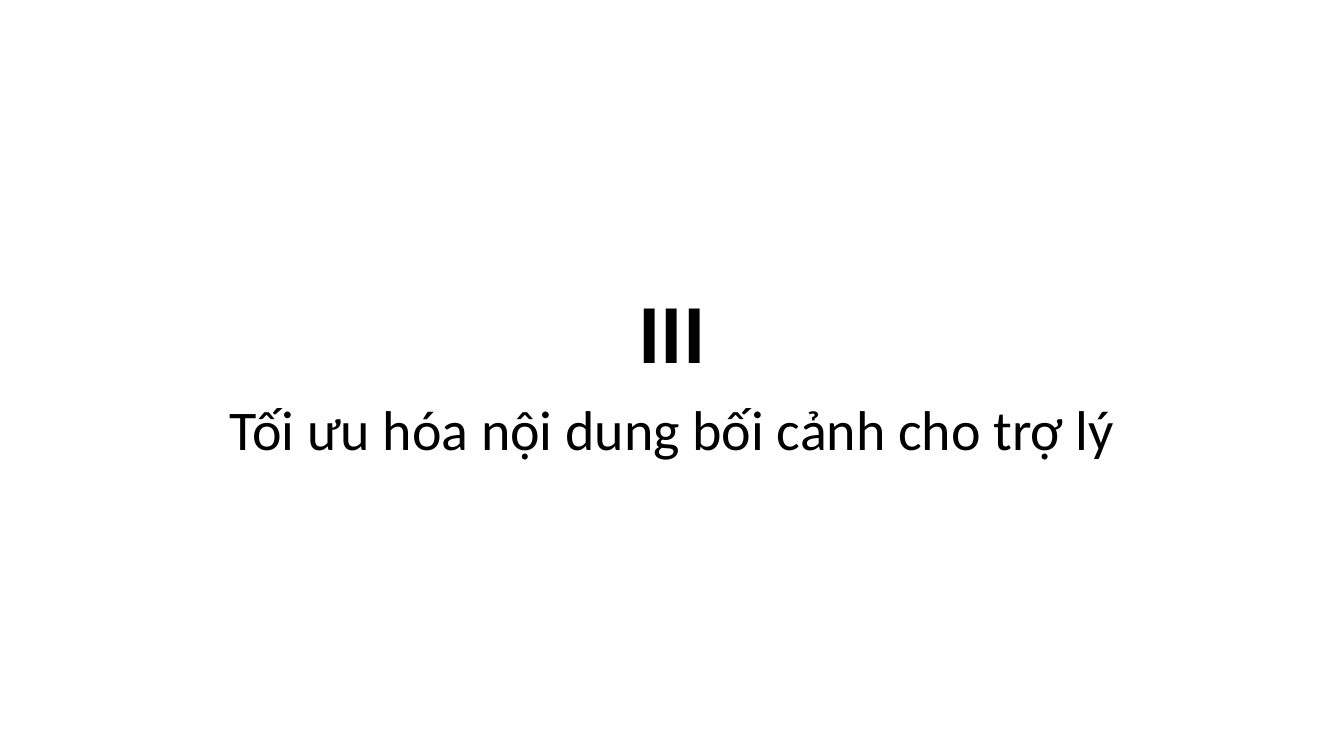
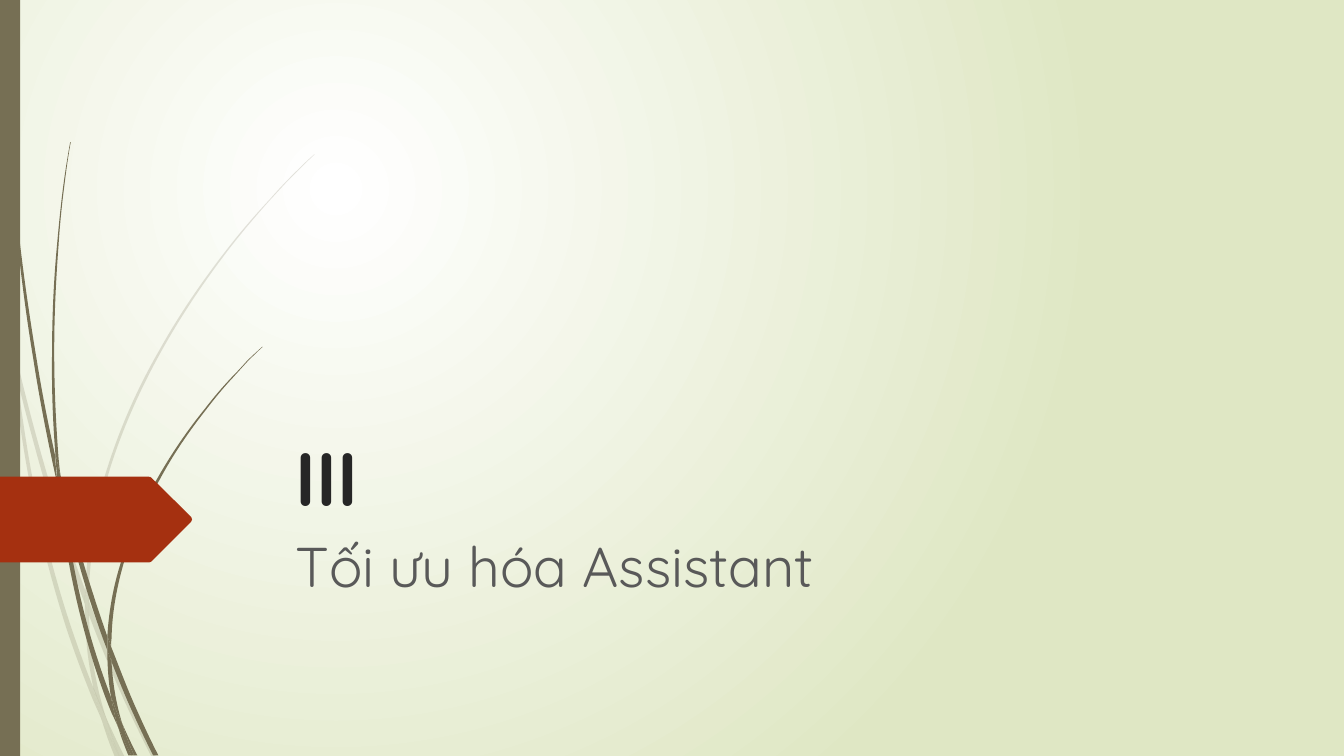
Before and after one commit to trieuduy27051999/Google-play-infor-, a slide deck: slide 72 of 3 muc dau GooglePlay.pptx. Drawn at 1344x756 pixels with LibreOffice and Linux fonts; fonts in the diff are those of the drawing. Boxes give left, top, right and bottom in pixels: in the first picture for what was removed or moved away, otherwise in the second. Text is boxed around its words. In the diff, an @@ line names an element or a change of style, - is before the commit and + after.

Commit message:
Sua font 3 muc dau Google Play

```diff
--- a/3 muc dau GooglePlay.pptx
+++ b/3 muc dau GooglePlay.pptx
@@ background #FFFFFF to gradient #FFFFFF to #DFE8C4 @@
@@ rectangle added at [0, 0, 20, 756], fill #766F54 @@
@@ title "III": place and size @@
-title "III" at [638, 308, 705, 363]
+title "III" at [295, 453, 357, 506]
@@ title "III" at [295, 453, 357, 506]: size 60 to 54 pt, font Calibri to Quicksand, text colour #000000 to #262626; alignment centre to left; line spacing 0.9 to 1 @@
@@ freeform shape added at [0, 477, 193, 563], fill #A53010 @@
@@ subtitle at [295, 541, 814, 588]: text changed; font Calibri to Quicksand; text colour #000000 to #595959 @@
-Tối ưu hóa nội dung bối cảnh cho trợ lý
+Tối ưu hóa Assistant
@@ group added at [0, 154, 315, 756]: 10 freeform shapes @@
@@ group added at [3, 0, 262, 756]: 12 freeform shapes @@
```
Also in this commit, not shown: 79 other slides changed.
